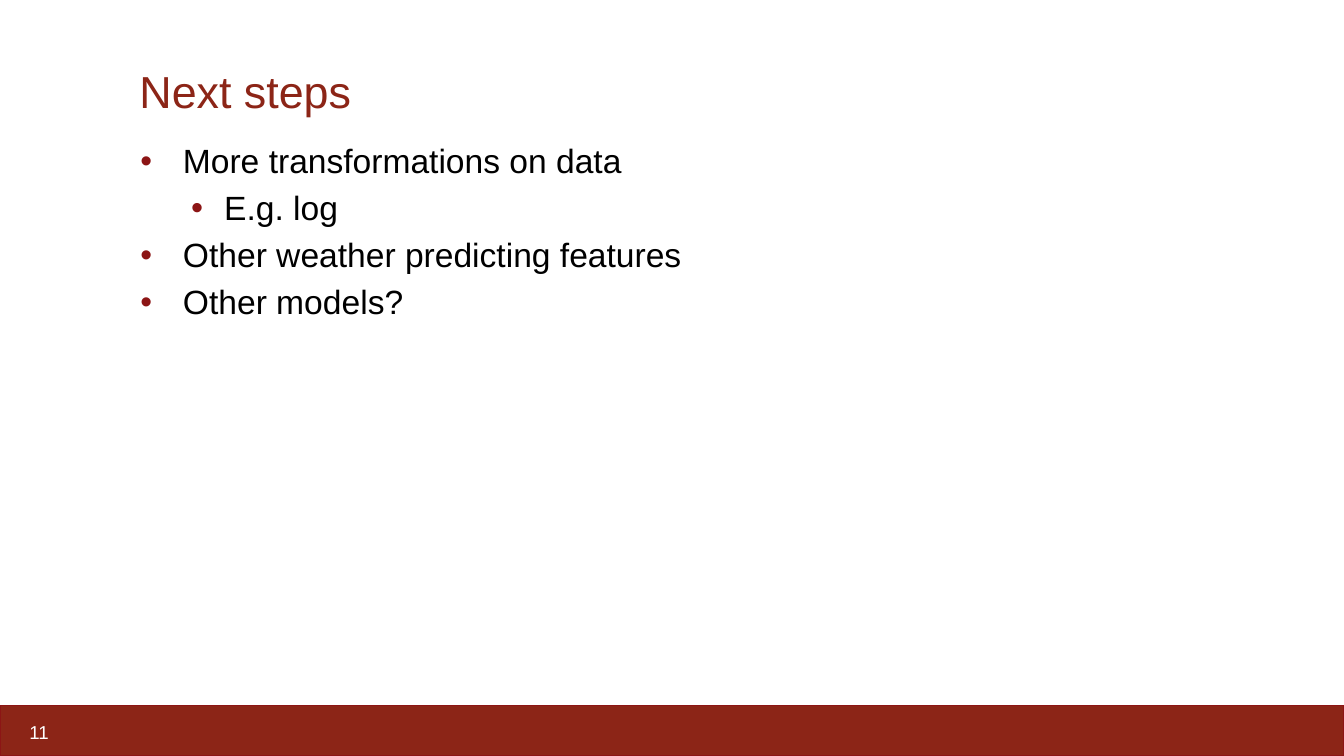
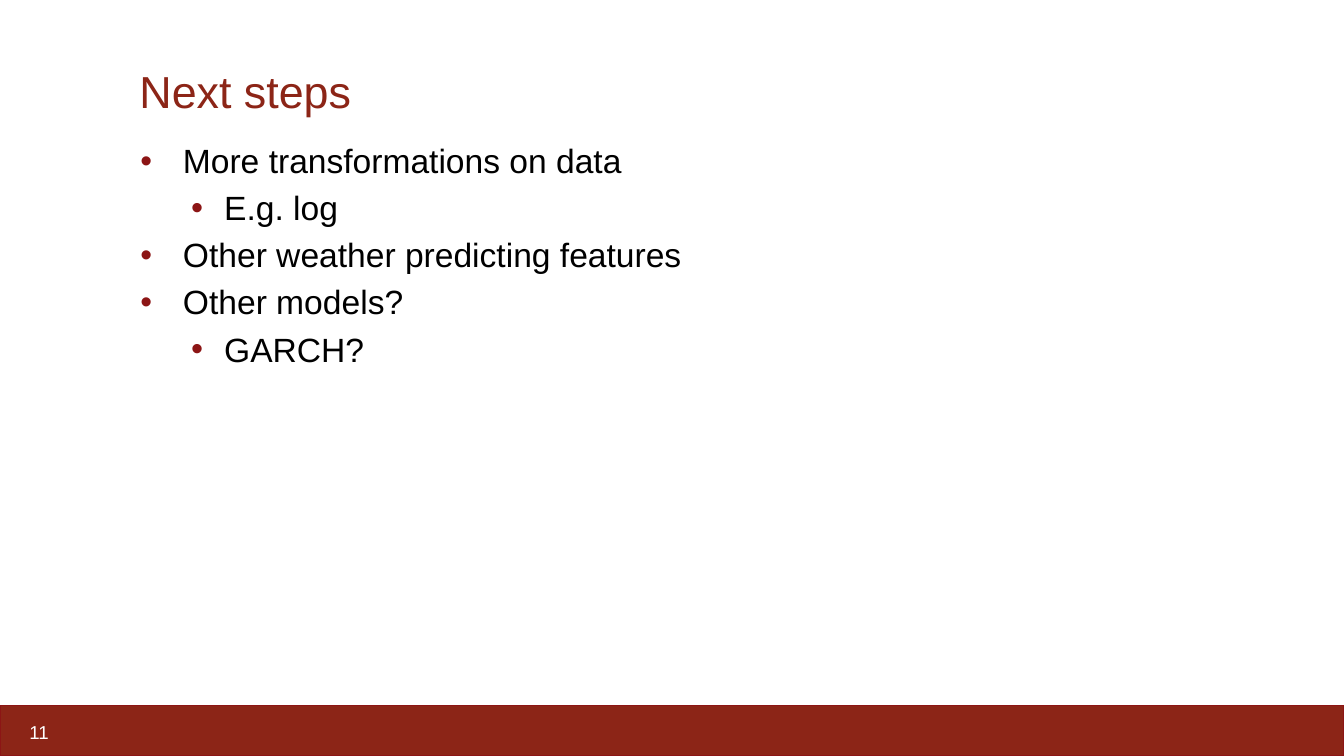
Before and after one commit to johnrapp/stat-221-time-series-project, a slide deck: slide 11 of Presentation.pptx. Drawn at 1344x756 pixels with LibreOffice and Linux fonts; fonts in the diff are those of the drawing. Boxes give left, top, right and bottom in pixels: in the first picture for what was removed or moved away, otherwise in the second. Text is boxed around its words. In the diff, an @@ line names an element or a change of style, - is before the commit and + after.

```diff
--- a/Presentation.pptx
+++ b/Presentation.pptx
@@ text at [224, 338, 364, 363]: paragraph added @@
+    • GARCH?
```
Also in this commit, not shown: 5 other slides changed, 4 other files.
